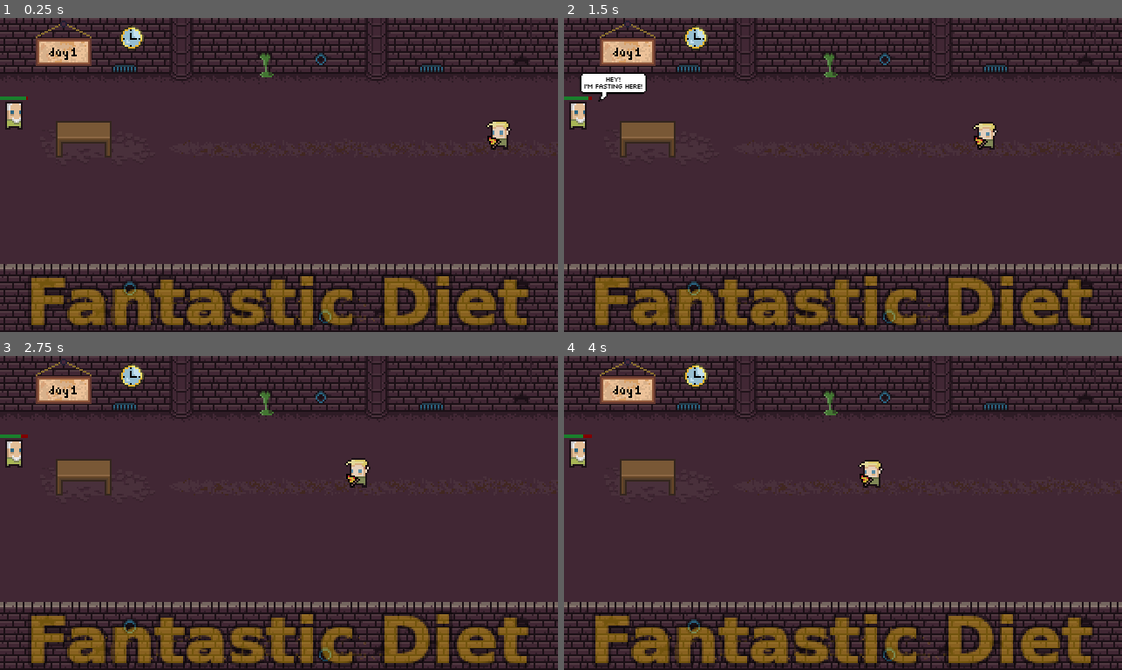
Above: before the commit, frames 1-4 (two rows, left to right).
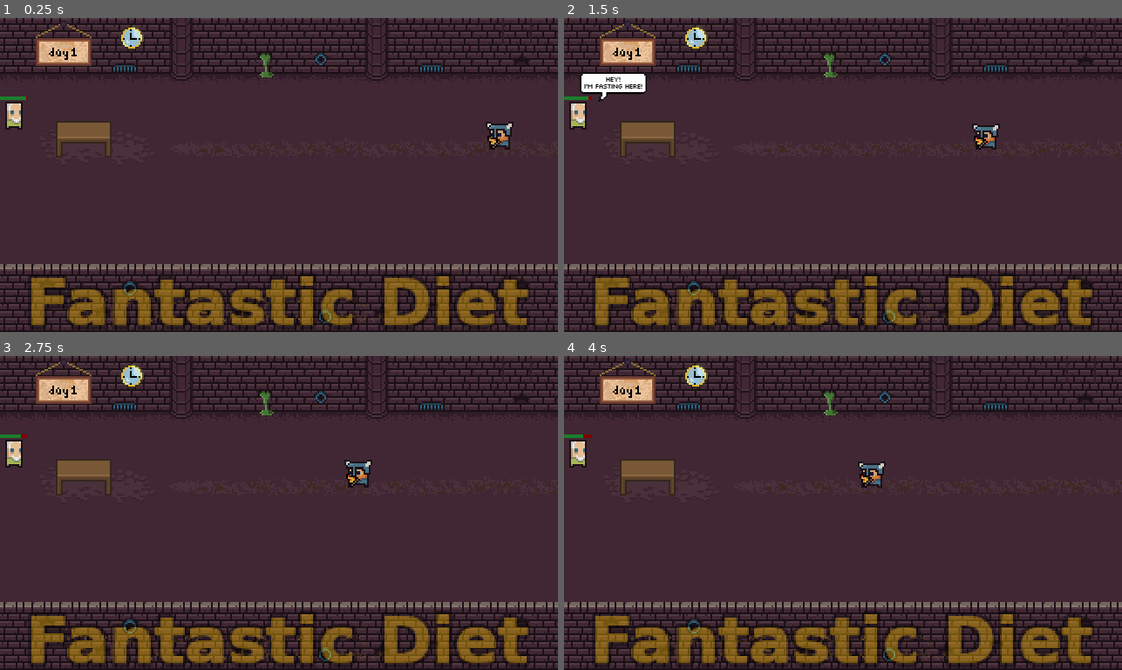
Above: after the commit, the same moments.

Repository: fantastic-jam/fantastic-diet
Game: Godot game, scene res://World.tscn
Same seed, same stepped clock (60 frames per second), same inputs: the game is played once before the commit and once after it.
Inputs (mouse positions are in pixels of both pictures, inside the frame that each line leads up to):
- Up to frame 1 (0.25 s): no input
- Up to frame 2 (1.5 s): tap Enter at 0.5 s; move the mouse to (965, 159) at 0.52 s; click (965, 159) at 0.6 s; move the mouse to (731, 190) at 1.27 s; tap Space (shout_0) at 1.35 s; click (731, 190) at 1.42 s
- Up to frame 3 (2.75 s): move the mouse to (334, 443) at 2.02 s; click (334, 443) at 2.1 s
- Up to frame 4 (4 s): move the mouse to (815, 575) at 2.77 s; tap Space (shout_0) at 2.85 s; click (815, 575) at 2.92 s; move the mouse to (1010, 560) at 3.52 s; click (1010, 560) at 3.6 s

The runs differ from the first frame. In frame 1, 0.3% of the frame differs, in the area x 87-93%, y 32-42%; in frame 2, 0.3%; in frame 3, 0.3%; in frame 4, 0.3%.

Commit message:
add characters to game

Diff:
--- a/src/actors/delivery_guy/DeliveryGuy.gd
+++ b/src/actors/delivery_guy/DeliveryGuy.gd
@@ -12,7 +12,7 @@
 onready var _pizza_sprite = get_node("PizzaSprite")
 onready var _root = get_node('/root/Root')
 
-var _num_skins = 15;
+var _num_skins = 14;
 
 var _grunting = false
 var _last_grunt = 0
--- a/src/actors/delivery_guy/DeliveryGuy.tscn
+++ b/src/actors/delivery_guy/DeliveryGuy.tscn
@@ -4,6 +4,7 @@
 [ext_resource path="res://assets/sprites/0x72_16x16DungeonTileset.v4.png" type="Texture" id=2]
 [ext_resource path="res://src/actors/pizza/PizzaSprite.tscn" type="PackedScene" id=3]
 [ext_resource path="res://assets/bubbles/grunt-buble.png" type="Texture" id=4]
+[ext_resource path="res://assets/sprites/characters-spritesheet.png" type="Texture" id=5]
 [ext_resource path="res://assets/sprites/chr.png" type="Texture" id=6]
 [ext_resource path="res://assets/sprites/florian.png" type="Texture" id=7]
 
@@ -54,53 +55,49 @@
 
 [sub_resource type="AtlasTexture" id=6]
 atlas = ExtResource( 2 )
-region = Rect2( 128, 224, 16, 16 )
+region = Rect2( 144, 224, 16, 16 )
 
 [sub_resource type="AtlasTexture" id=7]
 atlas = ExtResource( 2 )
-region = Rect2( 144, 224, 16, 16 )
+region = Rect2( 176, 224, 16, 16 )
 
 [sub_resource type="AtlasTexture" id=8]
 atlas = ExtResource( 2 )
-region = Rect2( 160, 224, 16, 16 )
+region = Rect2( 96, 240, 16, 16 )
 
 [sub_resource type="AtlasTexture" id=9]
 atlas = ExtResource( 2 )
-region = Rect2( 176, 224, 16, 16 )
+region = Rect2( 112, 240, 16, 16 )
 
 [sub_resource type="AtlasTexture" id=10]
 atlas = ExtResource( 2 )
-region = Rect2( 96, 240, 16, 16 )
+region = Rect2( 128, 240, 16, 16 )
 
 [sub_resource type="AtlasTexture" id=11]
 atlas = ExtResource( 2 )
-region = Rect2( 112, 240, 16, 16 )
+region = Rect2( 160, 240, 16, 16 )
 
 [sub_resource type="AtlasTexture" id=12]
-atlas = ExtResource( 2 )
-region = Rect2( 128, 240, 16, 16 )
+atlas = ExtResource( 5 )
+region = Rect2( 0, 0, 16, 16 )
 
 [sub_resource type="AtlasTexture" id=13]
-atlas = ExtResource( 2 )
-region = Rect2( 144, 240, 16, 16 )
+atlas = ExtResource( 5 )
+region = Rect2( 0, 32, 16, 16 )
 
 [sub_resource type="AtlasTexture" id=14]
-atlas = ExtResource( 2 )
-region = Rect2( 160, 240, 16, 16 )
+atlas = ExtResource( 5 )
+region = Rect2( 0, 48, 16, 16 )
 
-[sub_resource type="AtlasTexture" id=15]
-atlas = ExtResource( 2 )
-region = Rect2( 176, 240, 16, 16 )
-
-[sub_resource type="SpriteFrames" id=16]
+[sub_resource type="SpriteFrames" id=15]
 animations = [ {
-"frames": [ SubResource( 2 ), ExtResource( 7 ), SubResource( 3 ), SubResource( 4 ), SubResource( 5 ), SubResource( 6 ), SubResource( 7 ), SubResource( 8 ), SubResource( 9 ), SubResource( 10 ), SubResource( 11 ), SubResource( 12 ), SubResource( 13 ), SubResource( 14 ), SubResource( 15 ) ],
+"frames": [ SubResource( 2 ), ExtResource( 7 ), SubResource( 3 ), SubResource( 4 ), SubResource( 5 ), SubResource( 6 ), SubResource( 7 ), SubResource( 8 ), SubResource( 9 ), SubResource( 10 ), SubResource( 11 ), SubResource( 12 ), SubResource( 13 ), SubResource( 14 ) ],
 "loop": true,
 "name": "default",
 "speed": 5.0
 } ]
 
-[sub_resource type="RectangleShape2D" id=17]
+[sub_resource type="RectangleShape2D" id=16]
 extents = Vector2( 4, 4 )
 
 [node name="DeliveryGuy" type="KinematicBody2D"]
@@ -113,7 +110,7 @@
 anims/Walk = SubResource( 1 )
 
 [node name="Sprite" type="AnimatedSprite" parent="."]
-frames = SubResource( 16 )
+frames = SubResource( 15 )
 centered = false
 flip_h = true
 
Binary file added: assets/sprites/characters-spritesheet.png
Not shown, added: assets/sprites/characters-spritesheet.png.import
Not shown: 1 places in src/actors/delivery_guy/DeliveryGuy.tscn that only renumber resources
Not shown: 1 places in src/actors/player/Player.tscn that only renumber resources
